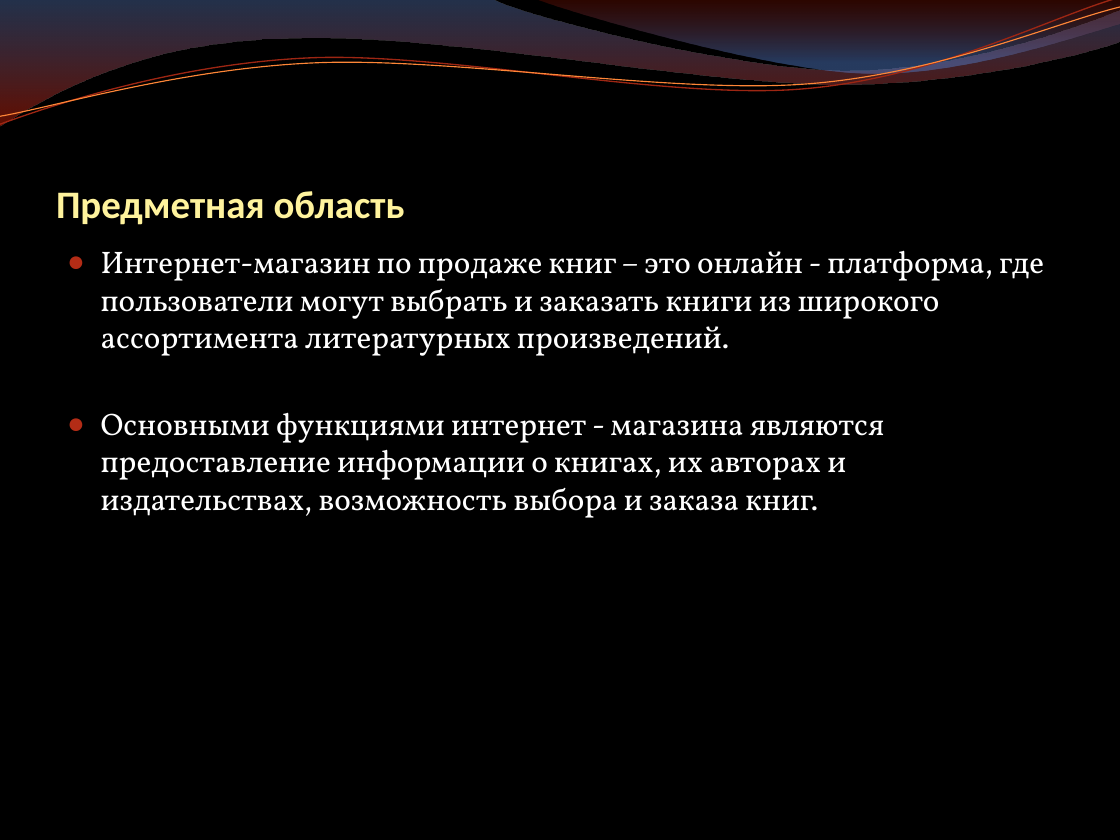
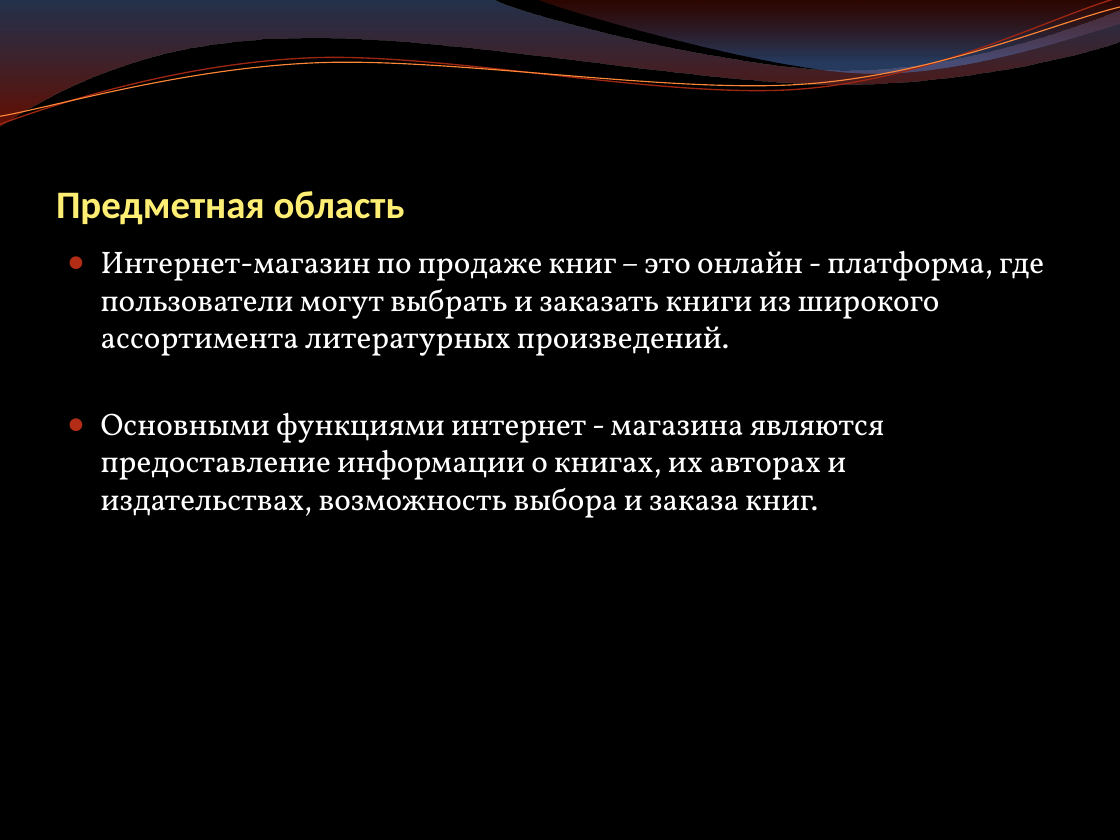
Before and after one commit to OksanaUmanets/final-project1, a slide deck: slide 2 of Презентация.pptx. Drawn at 1120x840 pixels with LibreOffice and Linux fonts; fonts in the diff are those of the drawing; background and template pictures are left out. Boxes give left, top, right and bottom in pixels: in the first picture for what was removed or moved away, otherwise in the second. Text is boxed around its words. In the diff, an @@ line names an element or a change of style, - is before the commit and + after.

```diff
--- a/Презентация.pptx
+++ b/Презентация.pptx
@@ title "Предметная область" at box(56, 191, 405, 225): text colour #FFF39D to #FFEE74 @@
```
Also in this commit, not shown: 6 other slides changed, 2 slides added, 4 other files.
